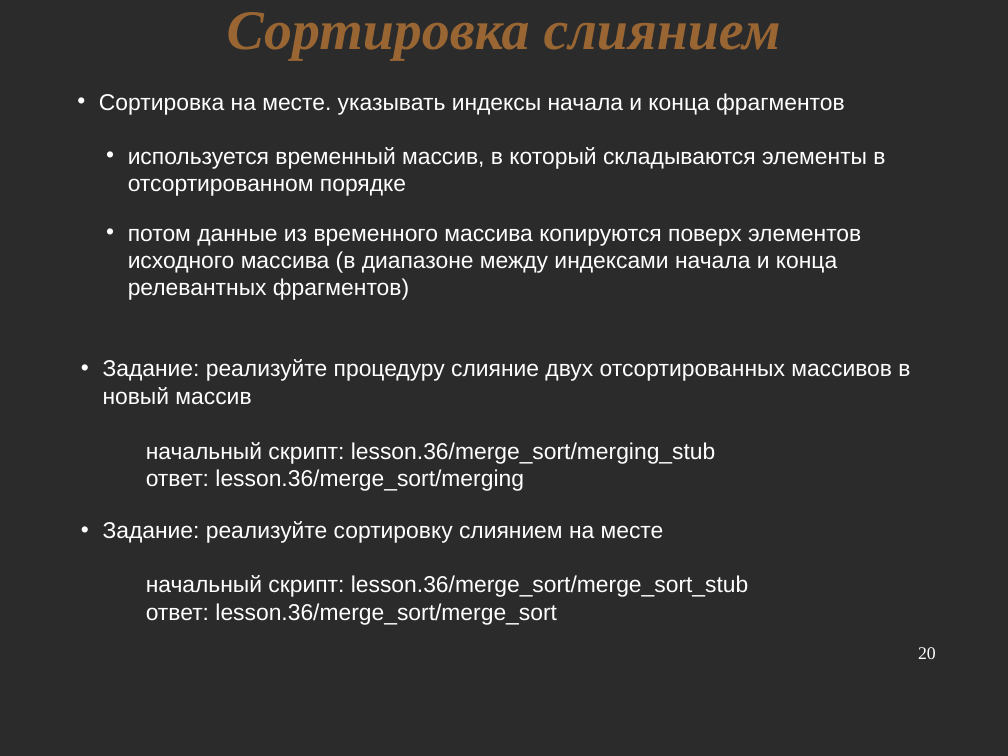
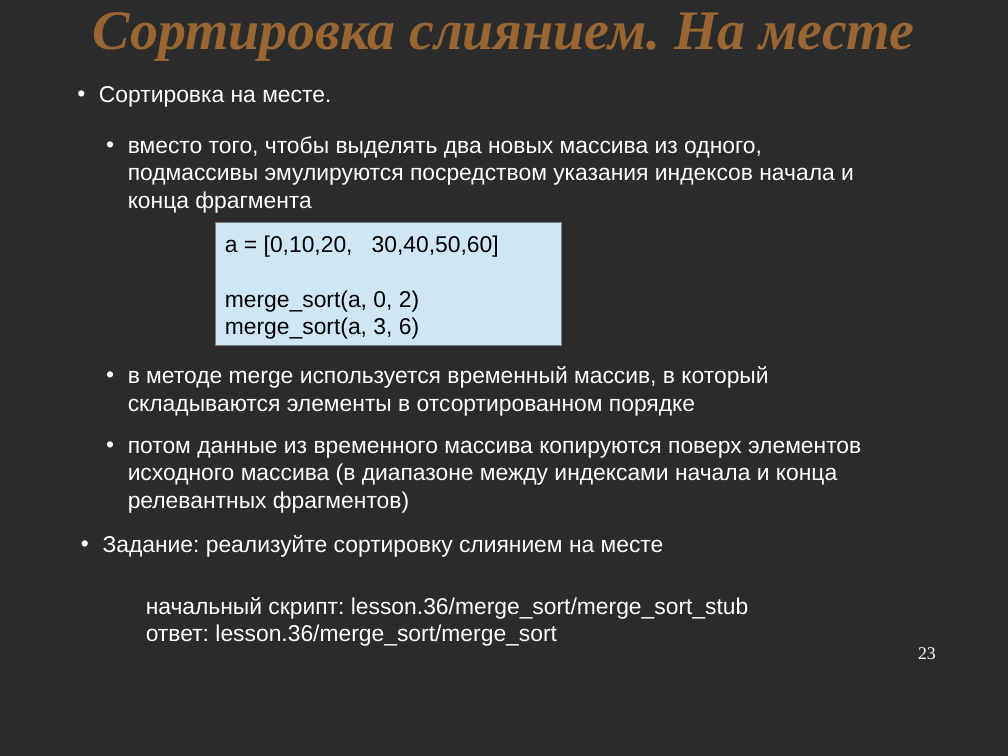
Before and after one commit to nkrot/rufsl, a slide deck: slide 23 of lectures/sorting.odp (slide 20 before the commit). Drawn at 1008x756 pixels with LibreOffice and Linux fonts; fonts in the diff are those of the drawing; background and template pictures are left out; a plain dark background stands for a picture behind light text. Boxes give left, top, right and bottom in pixels: in the first picture for what was removed or moved away, otherwise in the second. Text is boxed around its words. In the diff, an @@ line names an element or a change of style, - is before the commit and + after.

Commit message:
more tasks on merge sort

```diff
--- a/lectures/sorting.odp
+++ b/lectures/sorting.odp
@@ title at box(93, 12, 915, 60): text changed @@
-Сортировка слиянием
+Сортировка слиянием. На месте
@@ text at box(99, 86, 331, 107): text changed @@
-• Cортировка на месте. указывать индексы начала и конца фрагментов
+• Cортировка на месте.
@@ text added at box(128, 136, 854, 213), 18 pt, text #FFFFFF @@
+• вместо того, чтобы выделять два новых массива из одного, подмассивы эмулируются посредством указания индексов начала и конца фрагмента
@@ rectangle added at box(216, 223, 562, 346), fill #CFE7F5, outline #808080 0 pt, 18 pt, text #000000 @@
+a = [0,10,20, 30,40,50,60]
+merge_sort(a, 0, 2)
+merge_sort(a, 3, 6)
@@ text removed at box(103, 359, 910, 405) @@
-• Задание: реализуйте процедуру слияние двух отсортированных массивов в новый массив
@@ text at box(128, 366, 768, 416): text changed @@
-• используется временный массив, в который складываются элементы в отсортированном порядке
+• в методе merge используется временный массив, в который складываются элементы в отсортированном порядке
@@ text "потом данные из временного массива ...": place and size @@
-text "потом данные из временного массива ..." at box(128, 228, 861, 300)
+text "потом данные из временного массива ..." at box(128, 440, 861, 513)
@@ text removed at box(146, 442, 715, 491) @@
-начальный скрипт: lesson.36/merge_sort/merging_stub
-ответ: lesson.36/merge_sort/merging
@@ text "Задание: реализуйте сортировку слиянием на ...": place and size @@
-text "Задание: реализуйте сортировку слиянием на ..." at box(103, 521, 664, 543)
+text "Задание: реализуйте сортировку слиянием на ..." at box(103, 535, 664, 557)
@@ text "начальный скрипт: lesson.36/merge_sort/merge_sort_stub": place and size @@
-text "начальный скрипт: lesson.36/merge_sort/merge_sort_stub" at box(146, 575, 749, 625)
+text "начальный скрипт: lesson.36/merge_sort/merge_sort_stub" at box(146, 597, 749, 646)
@@ page number at box(918, 647, 936, 659): text changed @@
-20
+23
```
Also in this commit, not shown: 3 slides added, 5 other files.
